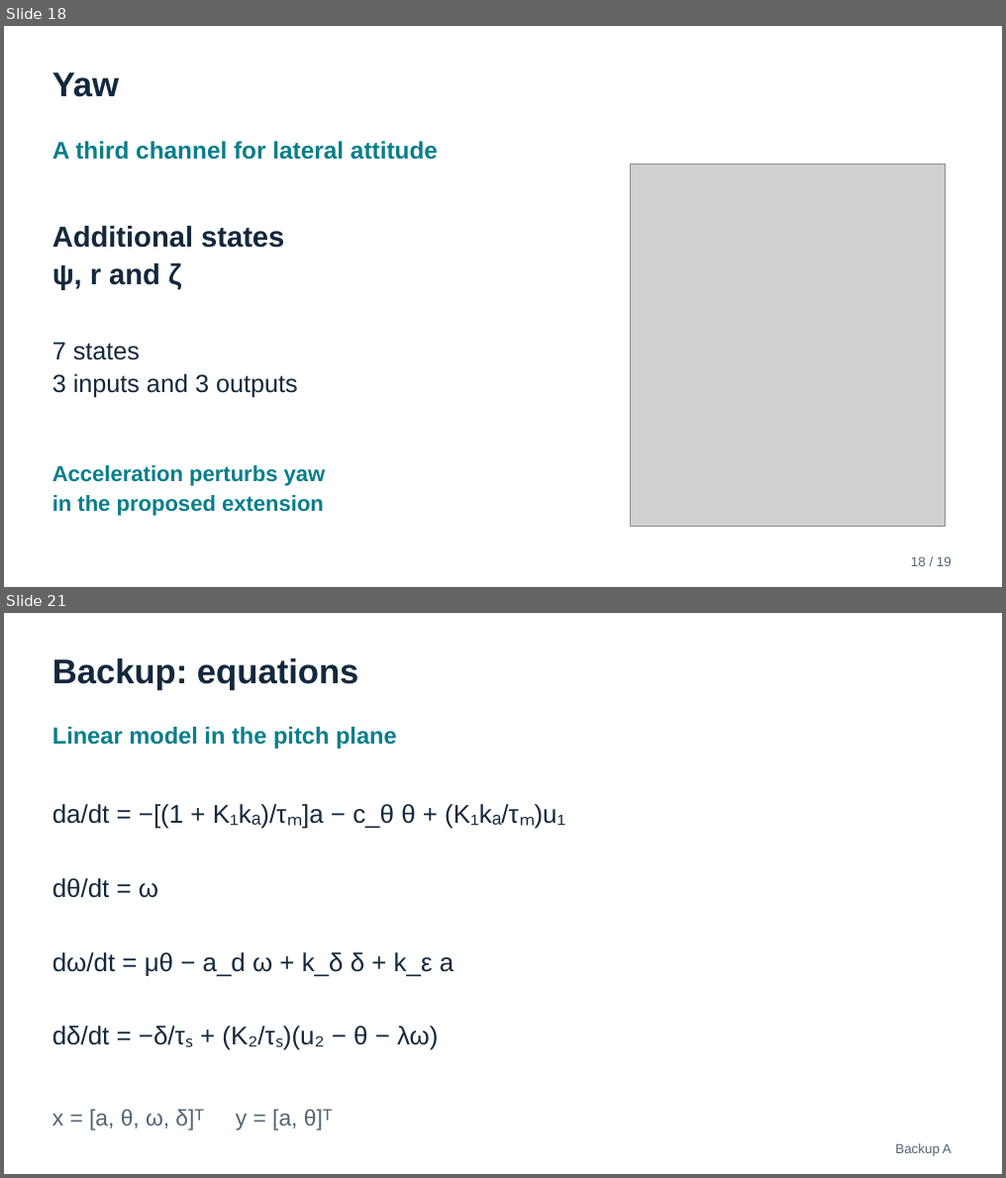
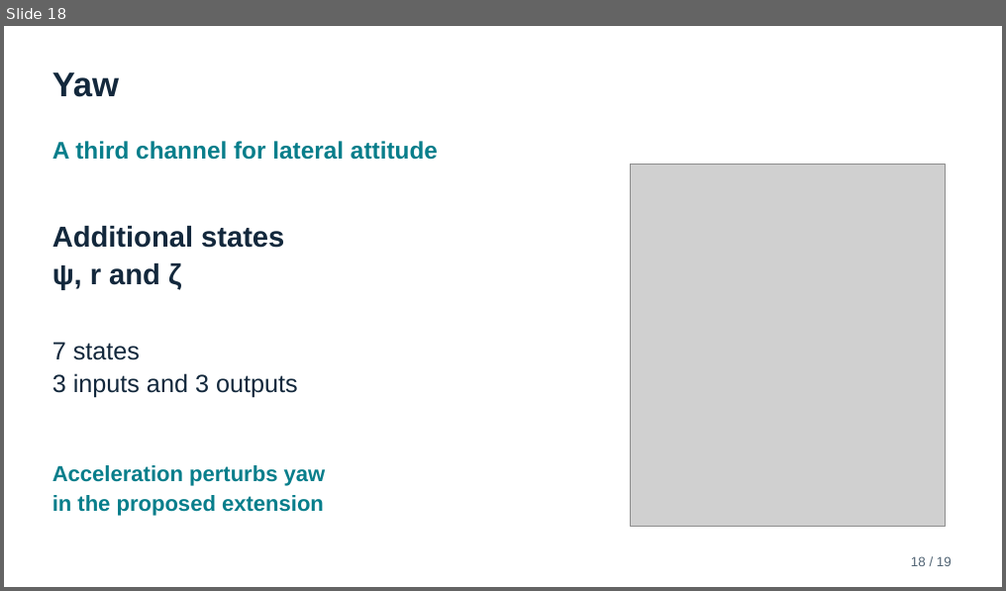
Before and after one commit to byronGalileo/TSII-Cohete-proyect, a slide deck: Proyecto_Cohete_EN.pptx. Shown one above the other, each under a label of ours: slides 18 and 21 before the commit, slide 18 after it; the slides between them are not shown. The pictures are 1006x1178 and 1006x591 pixels, drawn with LibreOffice and Linux fonts; fonts in the diff are those of the drawing; grey boxes stand for pictures. Boxes give left, top, right and bottom in pixels: in the first picture for what was removed or moved away, otherwise in the second. Text is boxed around its words. In the diff, an @@ line names an element or a change of style, - is before the commit and + after.

```diff
--- a/Proyecto_Cohete_EN.pptx
+++ b/Proyecto_Cohete_EN.pptx
@@ slide 21 removed at (x1=4, y1=613, x2=1002, y2=1174), background #FFFFFF @@
@@ text removed at (x1=53, y1=659, x2=358, y2=690) @@
-Backup: equations
@@ text removed at (x1=53, y1=727, x2=397, y2=749) @@
-Linear model in the pitch plane
@@ text removed at (x1=53, y1=804, x2=566, y2=829) @@
-da/dt = −[(1 + K₁kₐ)/τₘ]a − c_θ θ + (K₁kₐ/τₘ)u₁
@@ text removed at (x1=53, y1=878, x2=158, y2=898) @@
-dθ/dt = ω
@@ text removed at (x1=53, y1=953, x2=453, y2=976) @@
-dω/dt = μθ − a_d ω + k_δ δ + k_ε a
@@ text removed at (x1=53, y1=1026, x2=438, y2=1051) @@
-dδ/dt = −δ/τₛ + (K₂/τₛ)(u₂ − θ − λω)
@@ text removed at (x1=53, y1=1109, x2=333, y2=1131) @@
-x = [a, θ, ω, δ]ᵀ y = [a, θ]ᵀ
@@ text removed at (x1=895, y1=1144, x2=951, y2=1157) @@
-Backup A
```
Also in this commit, not shown: 9 slides changed, 3 other slides removed, 1 other file.
